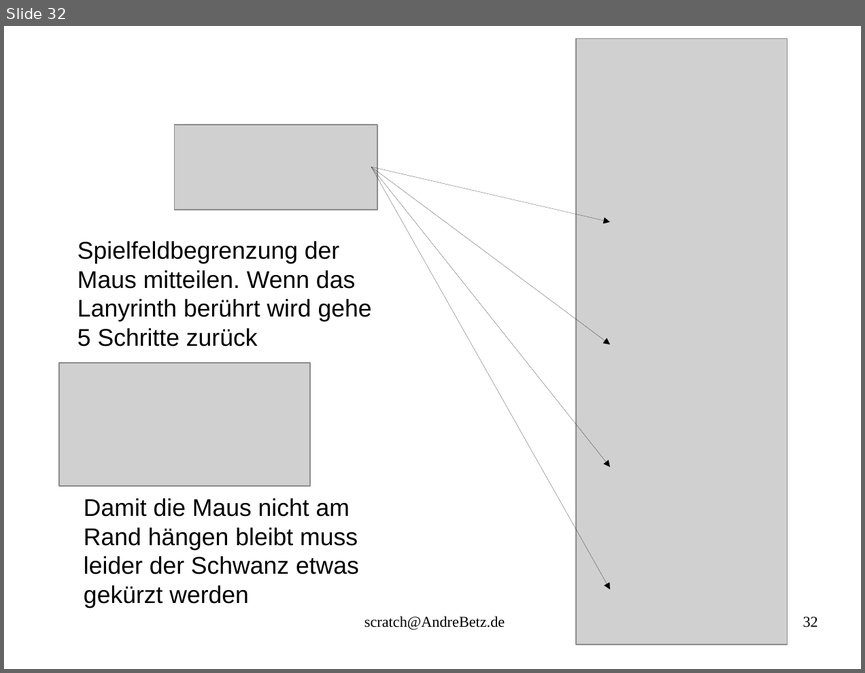
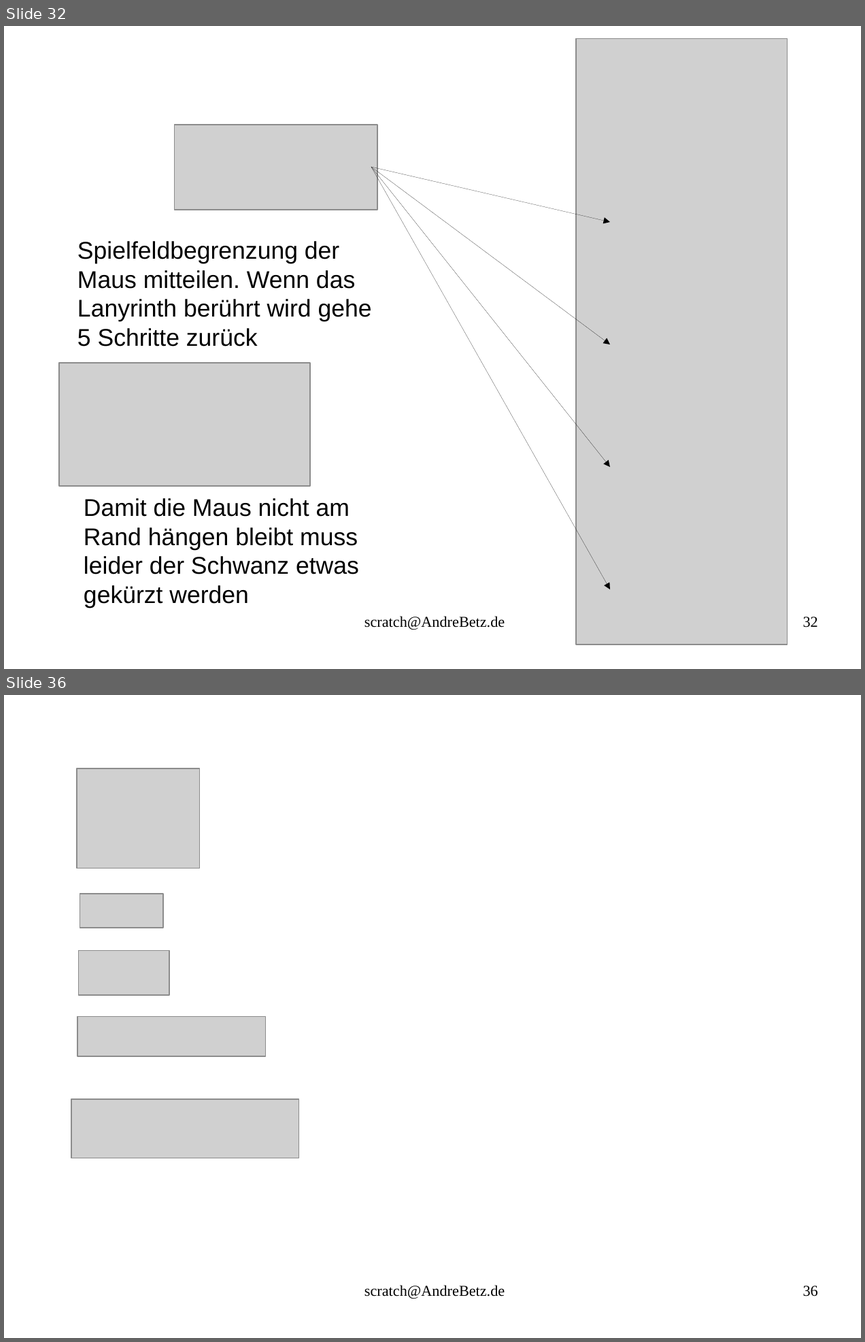
Before and after one commit to sky4walk/documents, a slide deck: ProgrammierkursScratchSpiel.odp. Shown one above the other, each under a label of ours: slide 32 before the commit, slides 32 and 36 after it; the slides between them are not shown. The pictures are 865x673 and 865x1342 pixels, drawn with LibreOffice and Linux fonts; fonts in the diff are those of the drawing; grey boxes stand for pictures. Boxes give left, top, right and bottom in pixels: in the first picture for what was removed or moved away, otherwise in the second. Text is boxed around its words. In the diff, an @@ line names an element or a change of style, - is before the commit and + after.

```diff
--- a/ProgrammierkursScratchSpiel.odp
+++ b/ProgrammierkursScratchSpiel.odp
@@ slide 36 added at (4, 695, 861, 1338), background #FFFFFF @@
@@ picture added at (77, 768, 200, 868) @@
@@ picture added at (79, 894, 162, 928) @@
@@ picture added at (79, 951, 170, 995) @@
@@ picture added at (77, 1017, 265, 1057) @@
@@ picture added at (71, 1100, 299, 1158) @@
@@ text added at (364, 1285, 504, 1299), 14 pt, text #000000 @@
+scratch@AndreBetz.de
@@ page number added at (803, 1285, 818, 1296), 14 pt, text #000000 @@
+36
```
Also in this commit, not shown: 3 slides changed, 6 other slides added, 2 other files.
